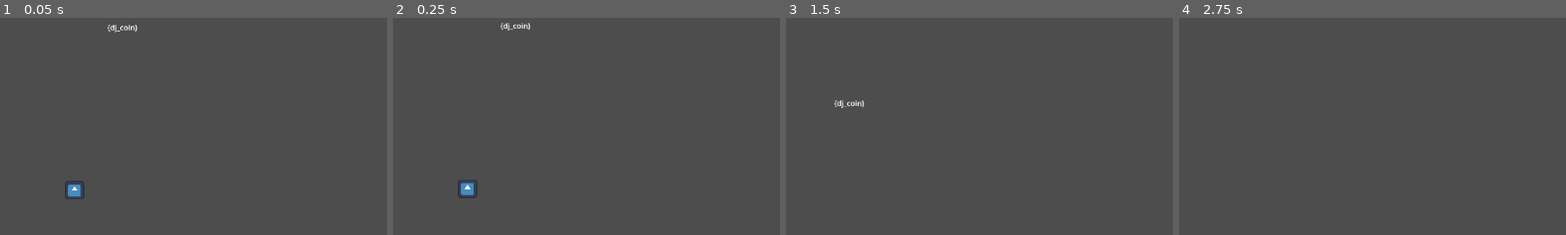
Above: before the commit, frames 1-4 (left to right).
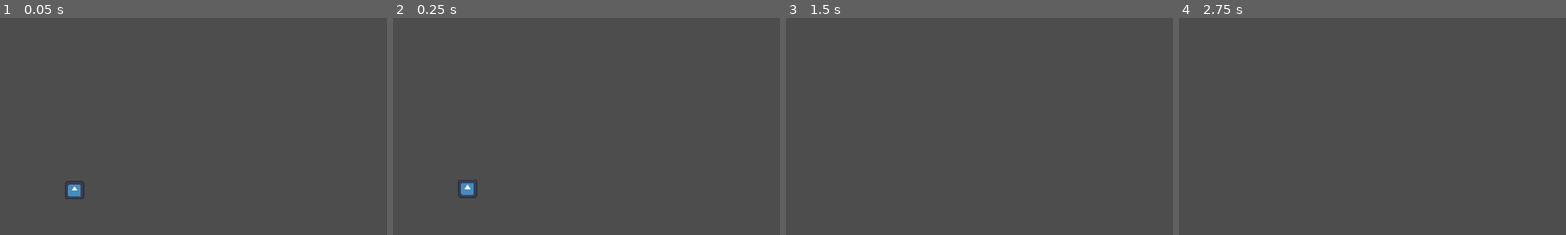
Above: after the commit, the same moments.

Repository: ender320/prototipo_sides_scrolling
Game: Godot game, scene res://test.tscn
Two runs of this game, one before a commit and one after it. Both use one fixed random seed, a clock stepped at 60 frames per second and the inputs below. The project has no main scene, so this scene is started directly. The engine's default icon, where the game draws it, is replaced by a stand-in: a white triangle on a blue panel in a dark square.
Inputs:
- Up to frame 1 (0.05 s): no input
- Up to frame 2 (0.25 s): no input
- Up to frame 3 (1.5 s): tap Enter (ui_accept) at 0.5, 0.77 s; hold Right (ui_right) 0.53-1.28 s; tap Ctrl (Push) at 0.6 s; hold Down (ui_down) from 1.28 s (still down); tap Shift (Run) at 1.35 s
- Up to frame 4 (2.75 s): tap Enter (ui_accept) at 1.52 s; release Down (ui_down) at 2.03 s; hold Right (ui_right) from 2.03 s (still down); tap Ctrl (Push) at 2.1 s
The pictures show only the part of the screen within x 0-50%, y 0-50%; the shares and areas given below are measured in that part.

The runs differ from the first frame. In frame 1, 0.1% of the frame differs, in the area x 27-36%, y 3-7%; in frame 2, 0.1%; in frame 3, 0.1%; in frame 4, nothing differs.

Commit message:
vendo se o git tá funcionando

Diff:
--- a/test.tscn
+++ b/test.tscn
@@ -12,13 +12,13 @@
 
 [node name="Node2D" type="Node2D"]
 
-[node name="StaticBody2D2" type="StaticBody2D" parent="."]
+[node name="Plataforma" type="StaticBody2D" parent="."]
 position = Vector2(848, 464)
 
-[node name="Sprite2D" type="Sprite2D" parent="StaticBody2D2"]
+[node name="Sprite2D" type="Sprite2D" parent="Plataforma"]
 texture = ExtResource("2_0q5j7")
 
-[node name="CollisionShape2D" type="CollisionShape2D" parent="StaticBody2D2"]
+[node name="CollisionShape2D" type="CollisionShape2D" parent="Plataforma"]
 scale = Vector2(5.28, 5.48)
 shape = SubResource("RectangleShape2D_xsmtc")
 
@@ -64,4 +64,3 @@
 [node name="Label" type="Label" parent="."]
 offset_right = 40.0
 offset_bottom = 23.0
-text = "{dj_coin}"
